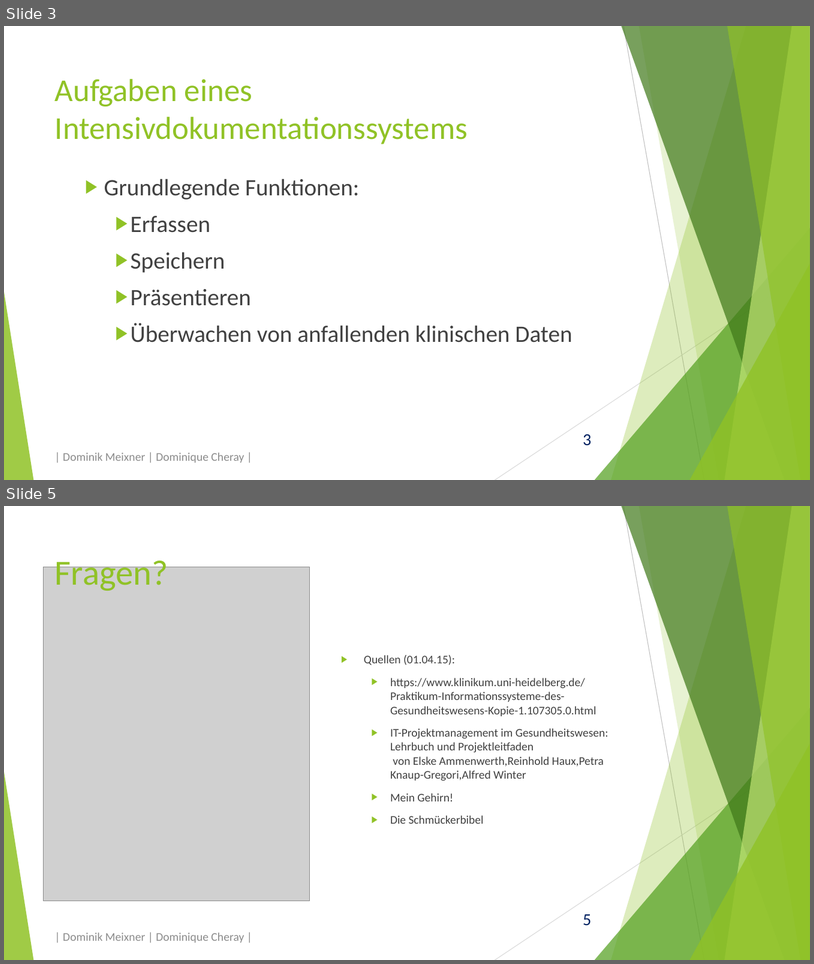
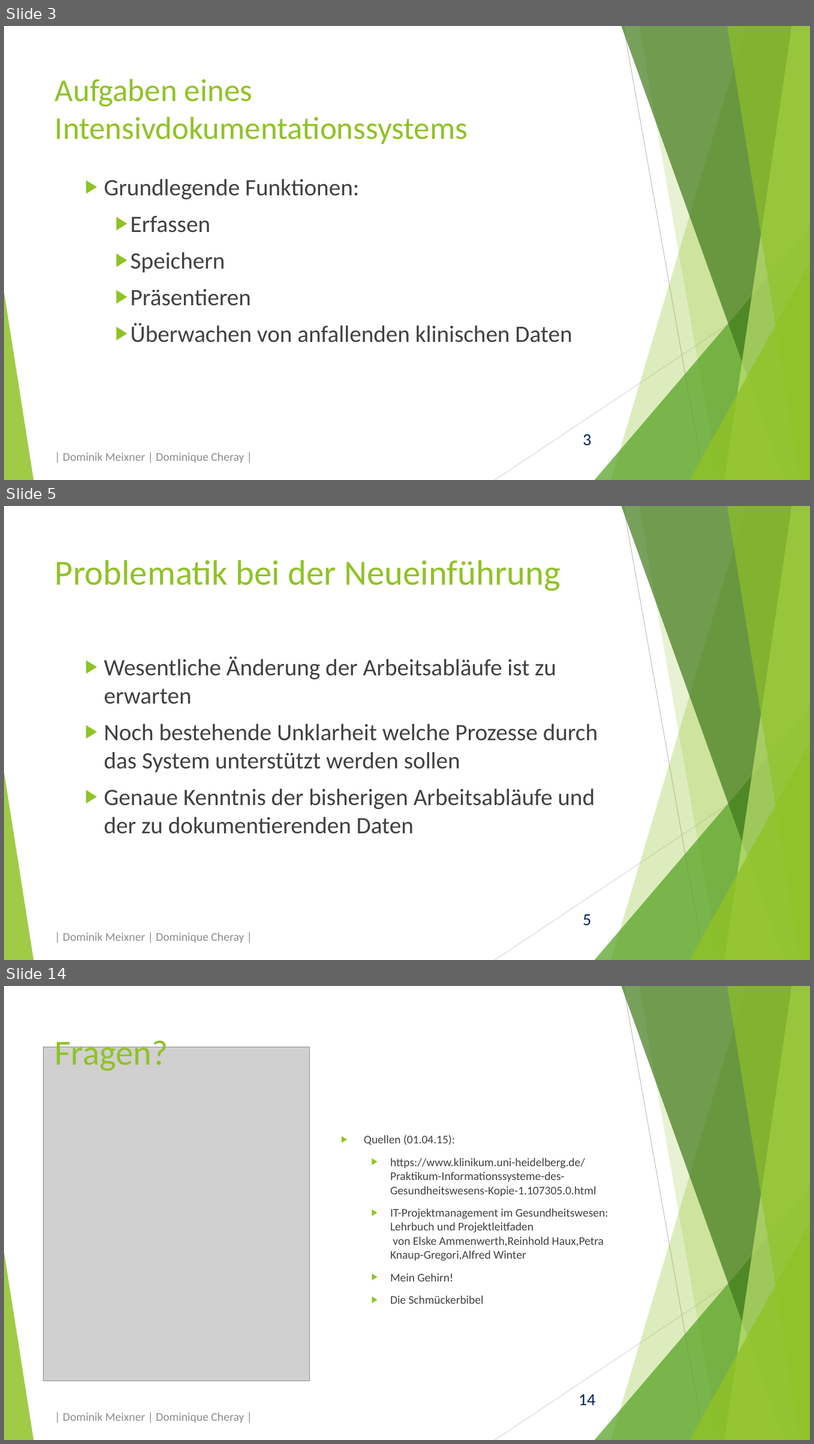
Before and after one commit to domeix/BlaBla, a slide deck: EinfIntensivDokSys/Intensivdokumentationssystem.pptx. Shown one above the other, each under a label of ours: slides 3 and 5 before the commit, slides 3, 5 and 14 after it; the slides between them are not shown. The pictures are 814x964 and 814x1444 pixels, drawn with LibreOffice and Linux fonts; fonts in the diff are those of the drawing; grey boxes stand for pictures. Boxes give left, top, right and bottom in pixels: in the first picture for what was removed or moved away, otherwise in the second. Text is boxed around its words. In the diff, an @@ line names an element or a change of style, - is before the commit and + after.

```diff
--- a/EinfIntensivDokSys/Intensivdokumentationssystem.pptx
+++ b/EinfIntensivDokSys/Intensivdokumentationssystem.pptx
@@ slide 5 added at bbox=[4, 506, 810, 960], background #FFFFFF; not listed: 11 template elements that a slide beside it also shows @@
@@ title added at bbox=[55, 560, 561, 591], 42 pt, text #90C226 @@
+Problematik bei der Neueinführung
@@ text added at bbox=[104, 656, 598, 834], 28 pt, text #404040 @@
+  ▶ Wesentliche Änderung der Arbeitsabläufe ist zu erwarten
+  ▶ Noch bestehende Unklarheit welche Prozesse durch das System unterstützt werden sollen
+  ▶ Genaue Kenntnis der bisherigen Arbeitsabläufe und der zu dokumentierenden Daten
@@ text added at bbox=[63, 932, 244, 942], 14 pt, text #8C8C8C @@
+| Dominik Meixner | Dominique Cheray |
@@ what was slide 5 is now slide 14 @@
@@ page number at bbox=[579, 1394, 596, 1405]: text changed @@
-5
+14
```
Also in this commit, not shown: 2 slides changed, 8 other slides added.
